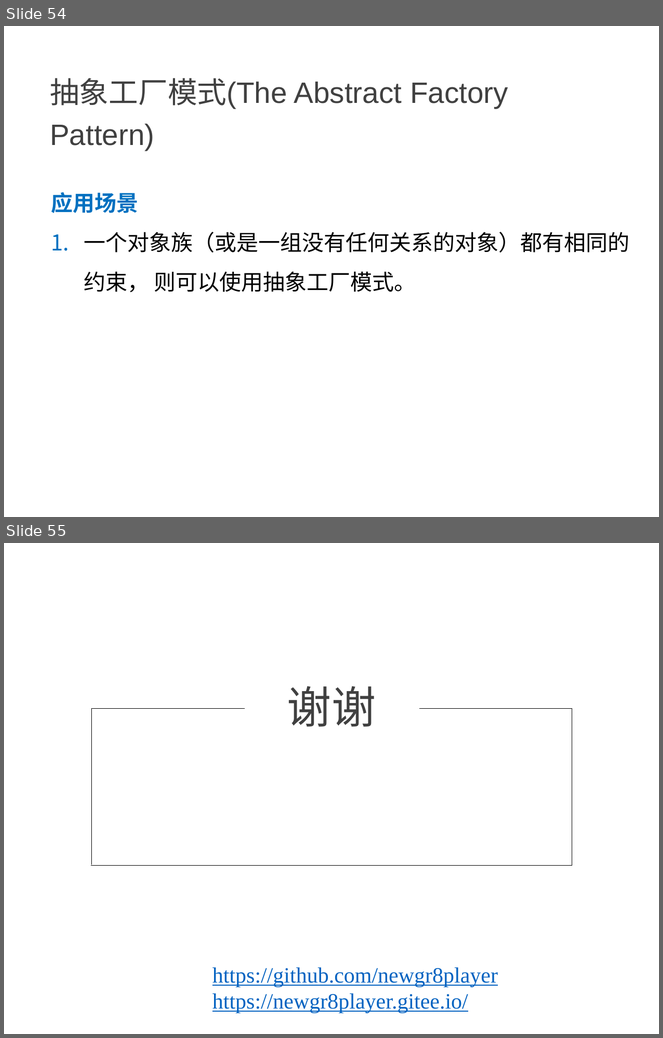
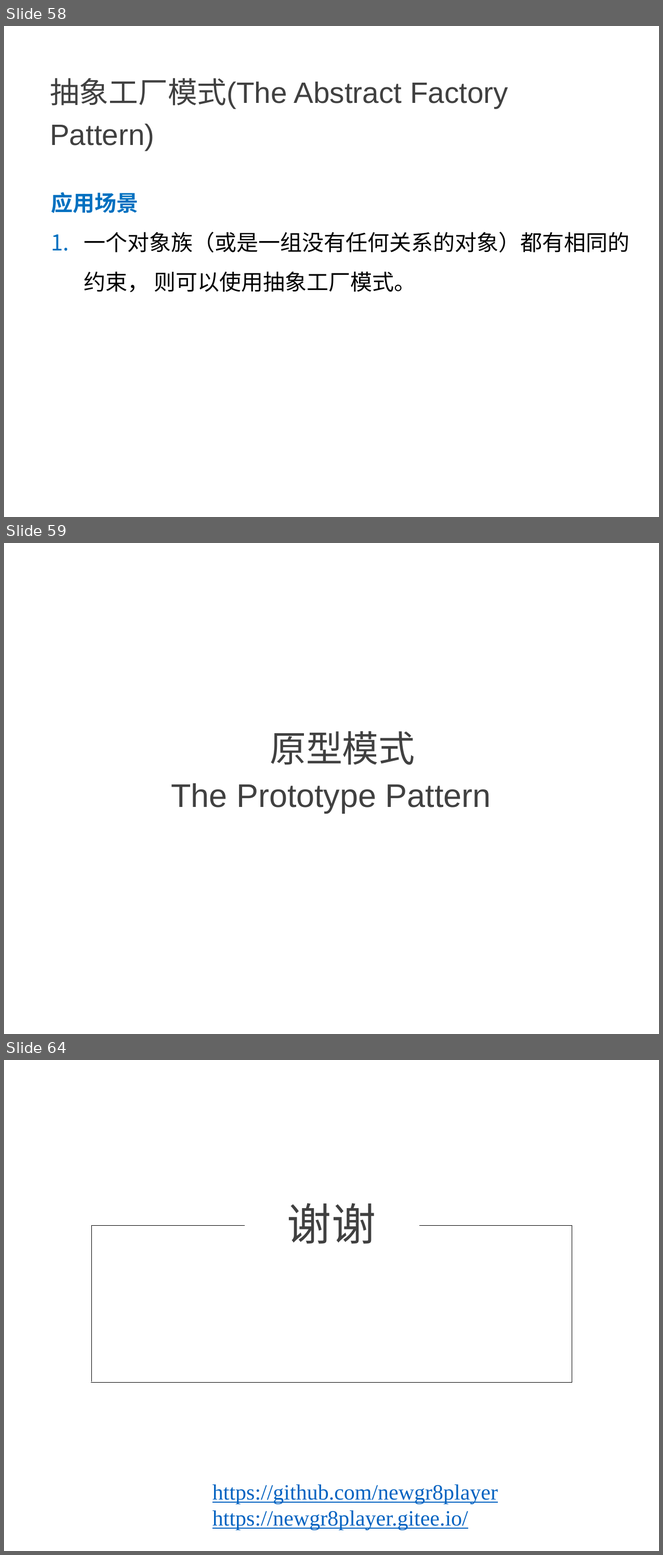
Before and after one commit to NewGr8Player/My-PPT, a slide deck: Design pattern/23种设计模式详解.pptx. Shown one above the other, each under a label of ours: slides 54 and 55 before the commit, slides 58, 59 and 64 after it; the slides between them are not shown. The pictures are 663x1038 and 663x1555 pixels, drawn with LibreOffice and Linux fonts; fonts in the diff are those of the drawing. Boxes give left, top, right and bottom in pixels: in the first picture for what was removed or moved away, otherwise in the second. Text is boxed around its words. In the diff, an @@ line names an element or a change of style, - is before the commit and + after.

Commit message:
Add 原型模式

```diff
--- a/Design pattern/23种设计模式详解.pptx
+++ b/Design pattern/23种设计模式详解.pptx
@@ slide 59 added at [4, 543, 659, 1034], background #FFFFFF @@
@@ text added at [270, 731, 415, 765], 40 pt, text #404040 @@
+原型模式
@@ title added at [171, 783, 491, 813], 36 pt, text #404040 @@
+The Prototype Pattern
@@ what was slide 54 is now slide 58 @@
@@ what was slide 55 is now slide 64 @@
```
Also in this commit, not shown: 8 other slides added.
